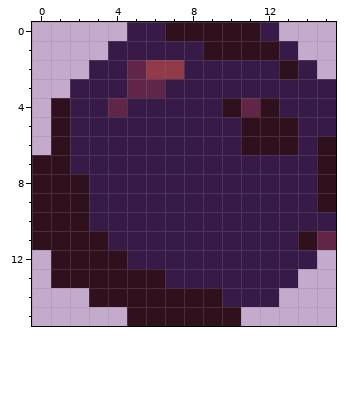
Two states of a pixel-art file, Source/Sprites/aseprite/Blueberry.aseprite. Above is the file before it was changed.
16x16 pixels, 1 frame.
Now the later version:
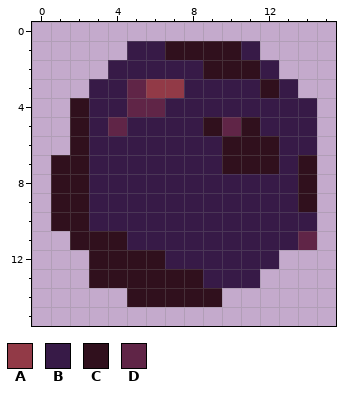
Palette (. is transparent): A #923a47  B #371a47  C #30101d  D #602547
Author's note on the commit: Fix problems with blueberry and shroom
The edit:
{"y":0,"x":5,"old":"BBCCCCCB","new":"........"}
{"y":1,"x":4,"old":"B","new":"."}
{"y":1,"x":7,"old":"BB","new":"CC"}
{"y":1,"x":11,"old":"CCB","new":"B.."}
{"y":2,"x":3,"old":"B","new":"."}
{"y":2,"x":5,"old":"DAA","new":"BBB"}
{"y":2,"x":9,"old":"BBB","new":"CCC"}
{"y":2,"x":13,"old":"CB","new":".."}
{"y":3,"x":2,"old":"B","new":"."}
{"y":3,"x":6,"old":"DB","new":"AA"}
{"y":3,"x":12,"old":"B","new":"C"}
{"y":3,"x":14,"old":"BB","new":".."}
{"y":4,"x":1,"old":"CB","new":".C"}
{"y":4,"x":4,"old":"DBB","new":"BDD"}
{"y":4,"x":10,"old":"CDC","new":"BBB"}
{"y":4,"x":15,"old":"B","new":"."}
{"y":5,"x":1,"old":"CB","new":".C"}
{"y":5,"x":4,"old":"B","new":"D"}
{"y":5,"x":9,"old":"BB","new":"CD"}
{"y":5,"x":12,"old":"CC","new":"BB"}
{"y":5,"x":15,"old":"B","new":"."}
{"y":6,"x":1,"old":"CB","new":".C"}
{"y":6,"x":10,"old":"B","new":"C"}
{"y":6,"x":13,"old":"C","new":"B"}
{"y":6,"x":15,"old":"C","new":"."}
{"y":7,"x":0,"old":"C","new":"."}
{"y":7,"x":2,"old":"B","new":"C"}
{"y":7,"x":10,"old":"BBB","new":"CCC"}
{"y":7,"x":14,"old":"BC","new":"C."}
{"y":8,"x":0,"old":"C","new":"."}
{"y":8,"x":14,"old":"BC","new":"C."}
{"y":9,"x":0,"old":"C","new":"."}
{"y":9,"x":14,"old":"BC","new":"C."}
{"y":10,"x":0,"old":"C","new":"."}
{"y":10,"x":15,"old":"B","new":"."}
{"y":11,"x":0,"old":"CC","new":".."}
{"y":11,"x":4,"old":"B","new":"C"}
{"y":11,"x":14,"old":"CD","new":"D."}
{"y":12,"x":1,"old":"CC","new":".."}
{"y":12,"x":5,"old":"BB","new":"CC"}
{"y":12,"x":13,"old":"BB","new":".."}
{"y":13,"x":1,"old":"CC","new":".."}
{"y":13,"x":7,"old":"BB","new":"CC"}
{"y":13,"x":12,"old":"BB","new":".."}
{"y":14,"x":3,"old":"CC","new":".."}
{"y":14,"x":10,"old":"BBB","new":"..."}
{"y":15,"x":5,"old":"CCCCCC","new":"......"}
